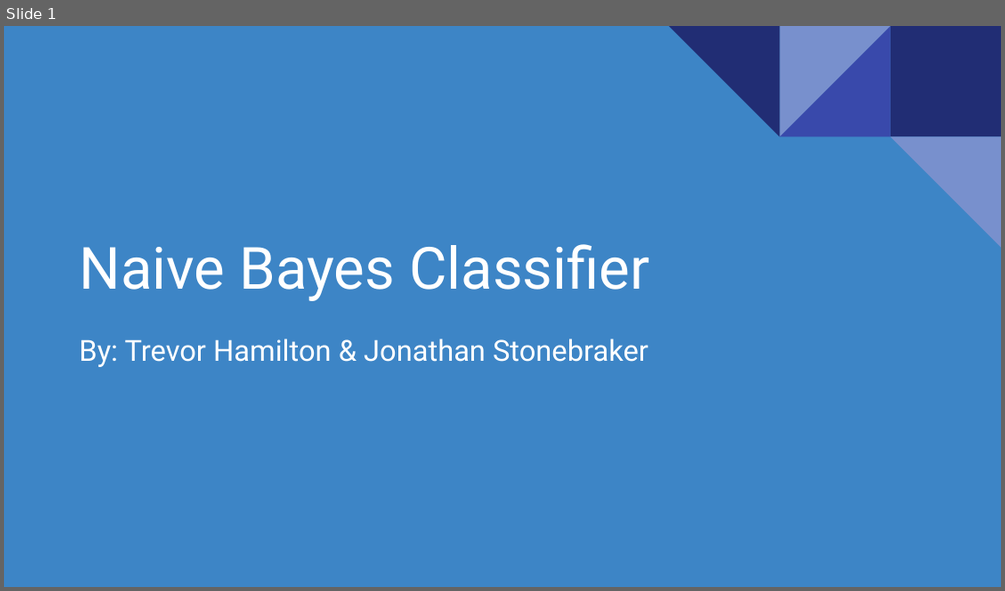
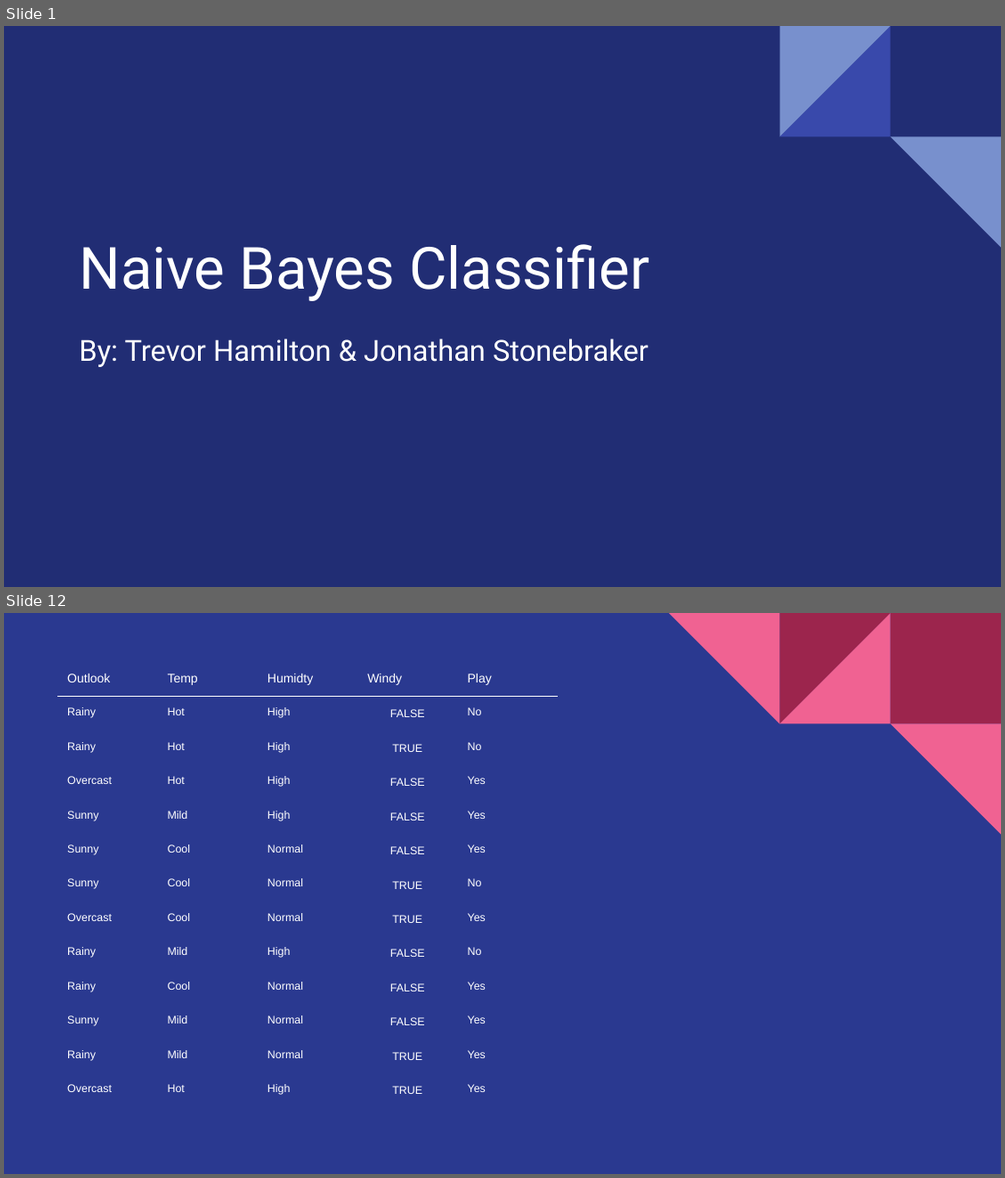
Before and after one commit to hamiltontj/NaiveBayes, a slide deck: doc/Presentation.pptx. Shown one above the other, each under a label of ours: slide 1 before the commit, slides 1 and 12 after it; the slides between them are not shown. The pictures are 1005x591 and 1005x1178 pixels, drawn with LibreOffice and Linux fonts; fonts in the diff are those of the drawing. Boxes give left, top, right and bottom in pixels: in the first picture for what was removed or moved away, otherwise in the second. Text is boxed around its words. In the diff, an @@ line names an element or a change of style, - is before the commit and + after.

```diff
--- a/doc/Presentation.pptx
+++ b/doc/Presentation.pptx
@@ slide 12 added at [4, 613, 1001, 1174], background #2A3990 @@
@@ table added at [57, 662, 556, 1098], 13 rows, 5 columns @@
+Outlook | Temp | Humidty | Windy | Play
+Rainy | Hot | High | FALSE | No
+Rainy | Hot | High | TRUE | No
+Overcast | Hot | High | FALSE | Yes
+Sunny | Mild | High | FALSE | Yes
+Sunny | Cool | Normal | FALSE | Yes
+Sunny | Cool | Normal | TRUE | No
+Overcast | Cool | Normal | TRUE | Yes
+Rainy | Mild | High | FALSE | No
+Rainy | Cool | Normal | FALSE | Yes
+Sunny | Mild | Normal | FALSE | Yes
+Rainy | Mild | Normal | TRUE | Yes
+Overcast | Hot | High | TRUE | Yes
@@ group added at [669, 613, 1001, 835]: 4 right triangles, 1 rectangle @@
@@ slide 1 changed as well @@
@@ background #3D85C6 to #212D74 @@
@@ rectangle removed at [890, 26, 1001, 136] @@
```
Also in this commit, not shown: 28 other slides added, 9 slides removed, 27 other files.
